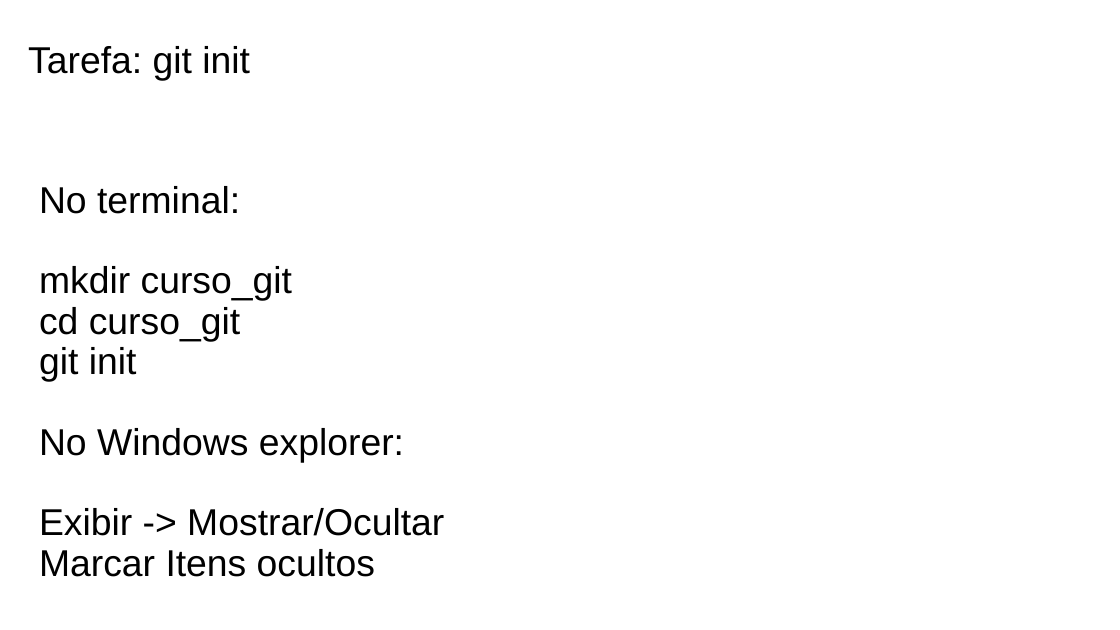
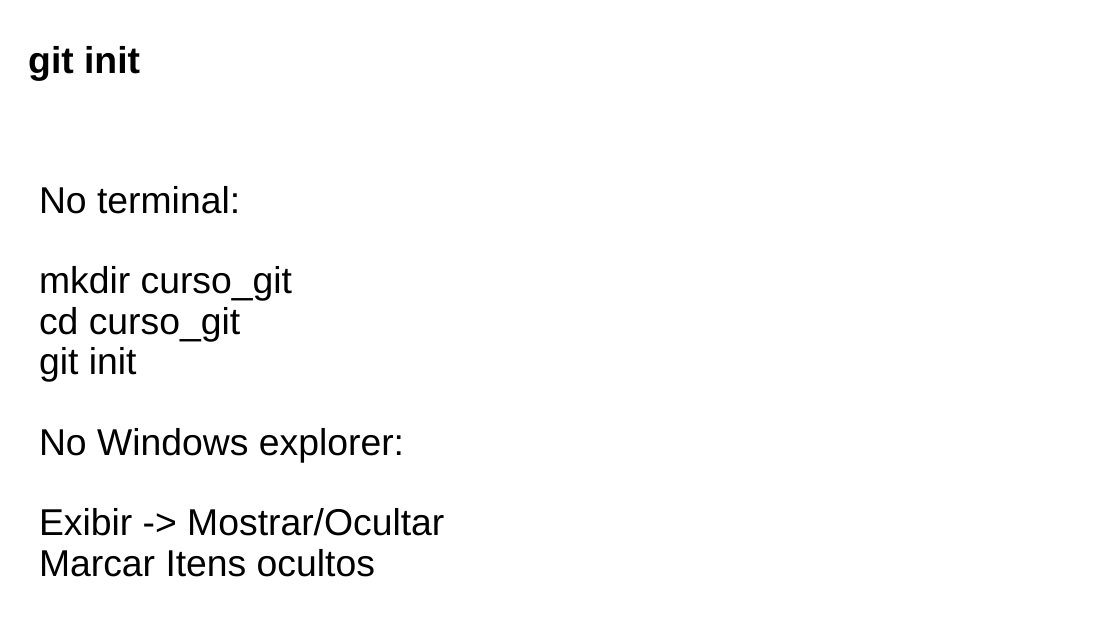
Before and after one commit to yunoguthi/testeCursoGit, a slide deck: slide 12 of git.pptx (slide 11 before the commit). Drawn at 1120x630 pixels with LibreOffice and Linux fonts; fonts in the diff are those of the drawing; background and template pictures are left out. Boxes give left, top, right and bottom in pixels: in the first picture for what was removed or moved away, otherwise in the second. Text is boxed around its words. In the diff, an @@ line names an element or a change of style, - is before the commit and + after.

```diff
--- a/git.pptx
+++ b/git.pptx
@@ text at [28,46,140,81]: text changed; bold on @@
-Tarefa: git init
+git init
```
Also in this commit, not shown: 20 other slides changed, 15 slides added, 1 slide removed, 11 other files.
